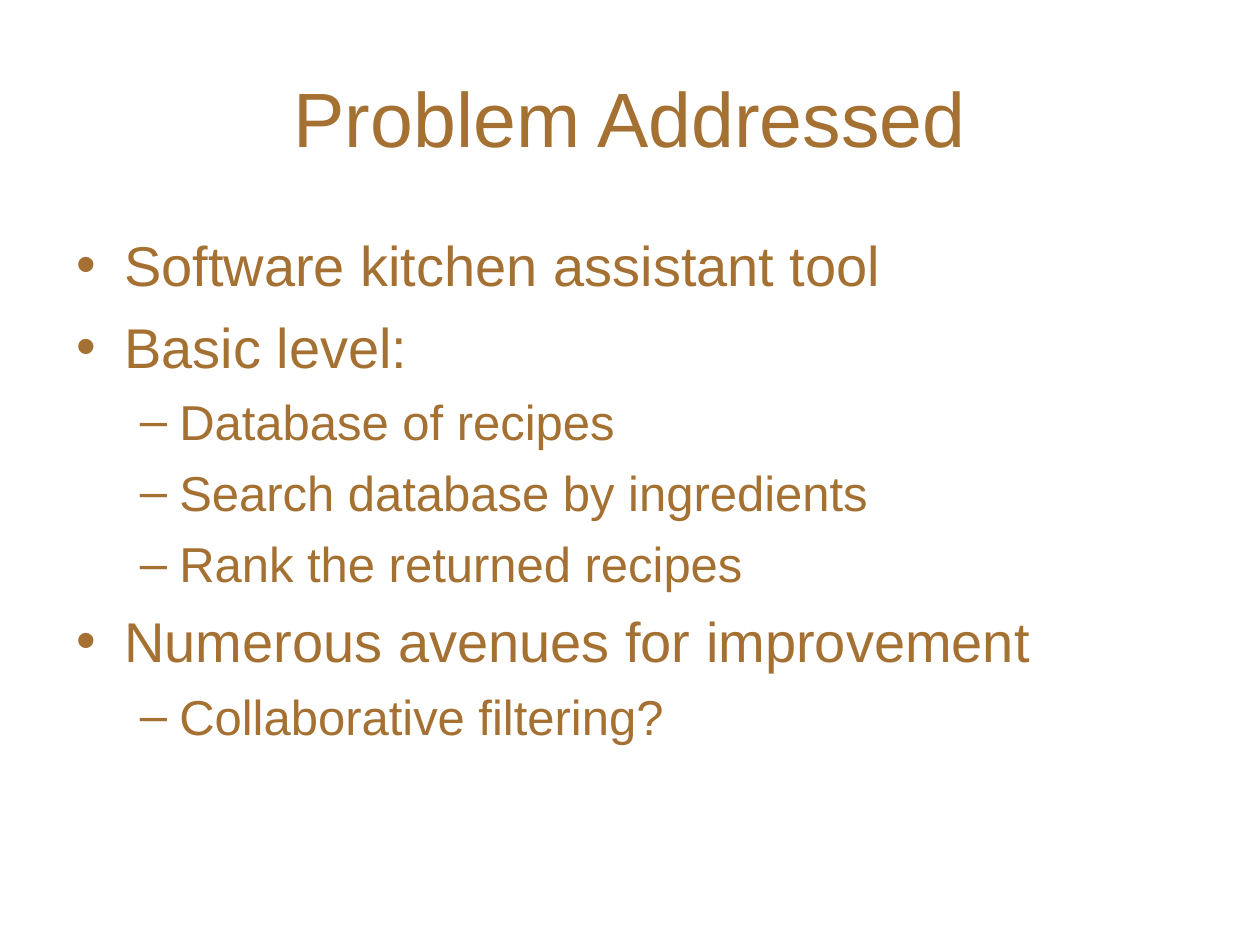
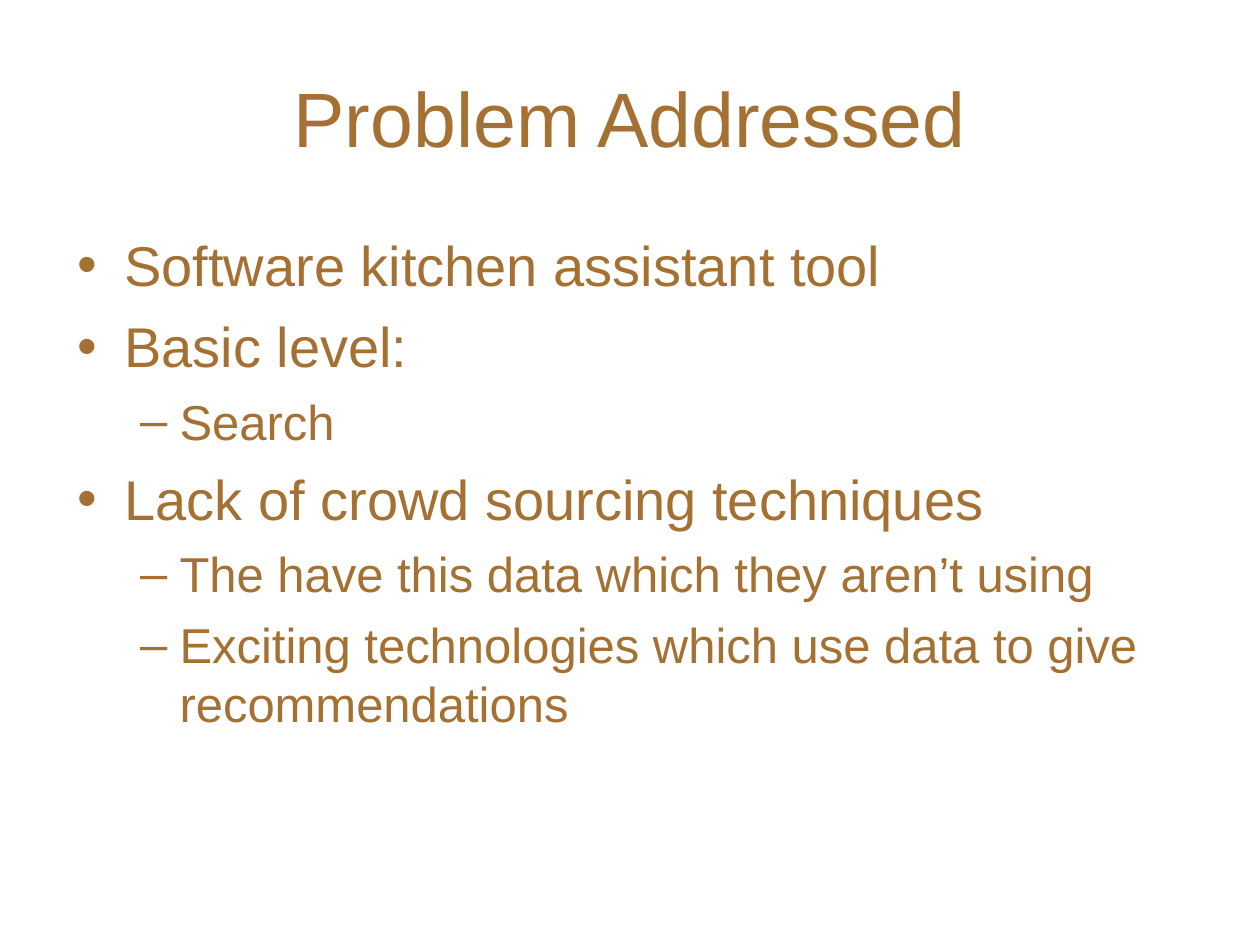
Before and after one commit to NabeelaMSIT/digichef, a slide deck: slide 2 of digichef/presentation/pres.ppt. Drawn at 1260x945 pixels with LibreOffice and Linux fonts; fonts in the diff are those of the drawing; background and template pictures are left out. Boxes give left, top, right and bottom in pixels: in the first picture for what was removed or moved away, otherwise in the second. Text is boxed around its words. In the diff, an @@ line names an element or a change of style, - is before the commit and + after.

Commit message:
updated presentation

```diff
--- a/digichef/presentation/pres.ppt
+++ b/digichef/presentation/pres.ppt
@@ text at [124, 404, 1137, 723]: text changed @@
-  – Database of recipes
-  – Search database by ingredients
-  – Rank the returned recipes
-• Numerous avenues for improvement
-  – Collaborative filtering?
+  – Search
+• Lack of crowd sourcing techniques
+  – The have this data which they aren’t using
+  – Exciting technologies which use data to give recommendations
```
Also in this commit, not shown: 4 other slides changed, 1 slide added.
